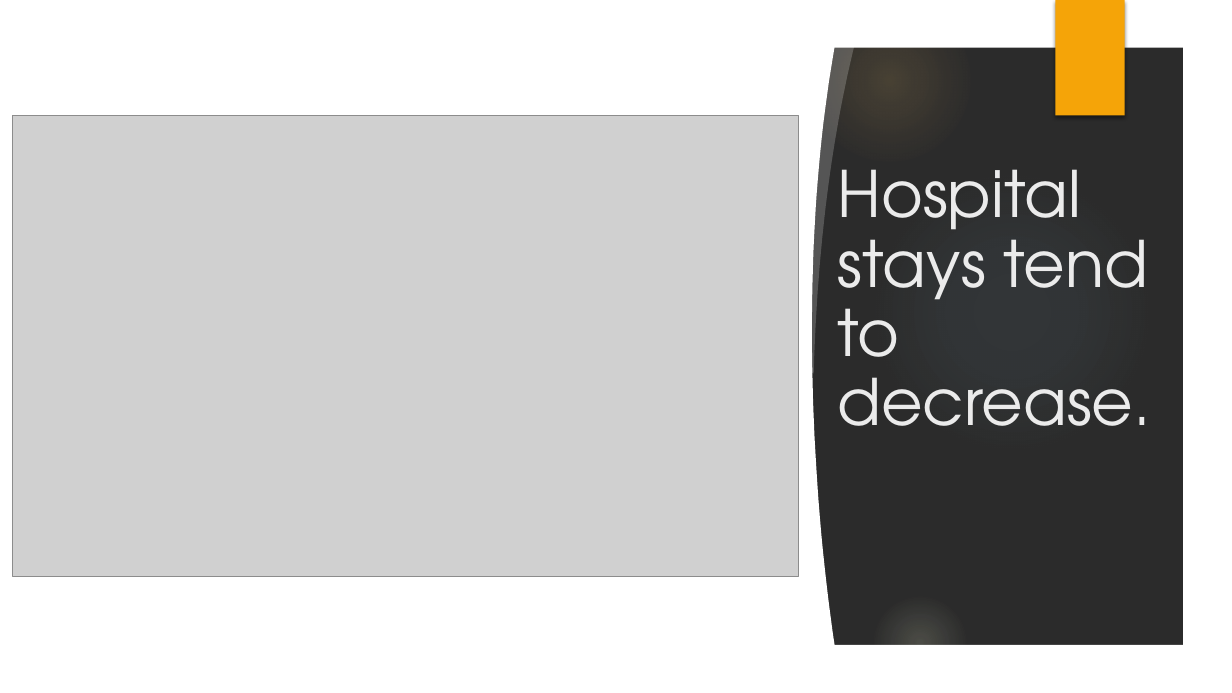
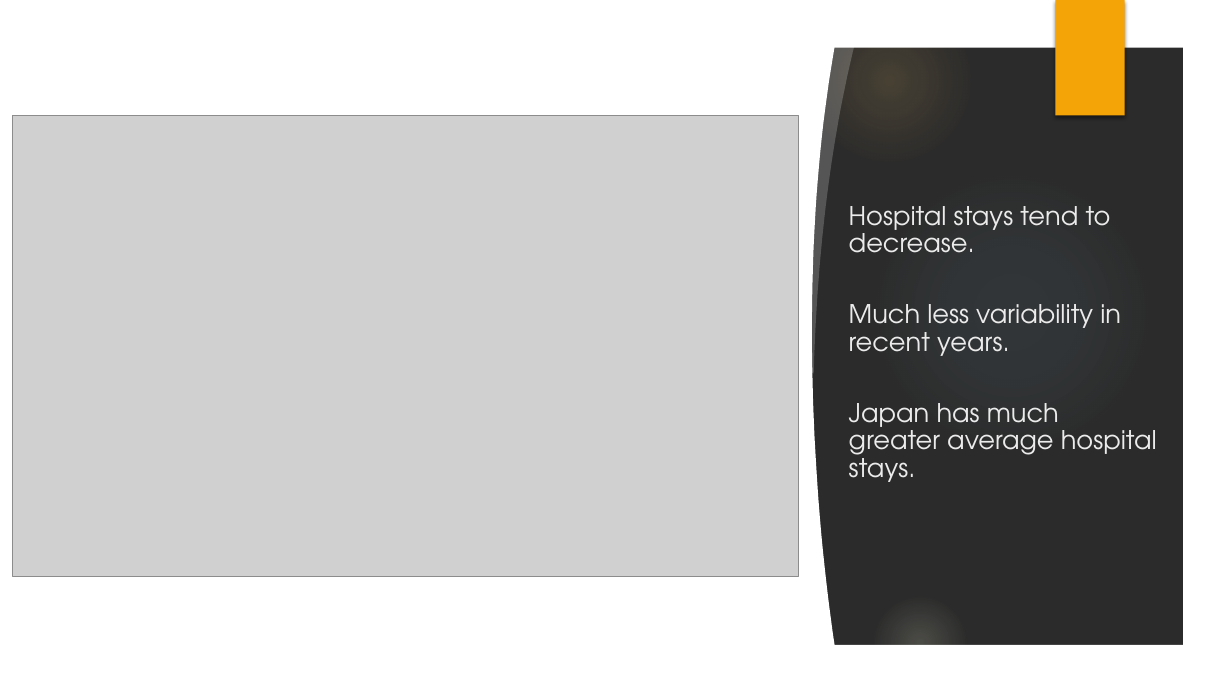
Before and after one commit to mgalaviz1/Healthcare_Spending_Cluster_Analysis, a slide deck: slide 6 of Healthcare_Data_Clustering.pptx. Drawn at 1232x693 pixels with LibreOffice and Linux fonts; fonts in the diff are those of the drawing; grey boxes stand for pictures; background and template pictures are left out; a plain dark background stands for a picture behind light text. Boxes give left, top, right and bottom in pixels: in the first picture for what was removed or moved away, otherwise in the second. Text is boxed around its words. In the diff, an @@ line names an element or a change of style, - is before the commit and + after.

```diff
--- a/Healthcare_Data_Clustering.pptx
+++ b/Healthcare_Data_Clustering.pptx
@@ text "Hospital stays tend to decrease.": place and size @@
-text "Hospital stays tend to decrease." at [837,169,1151,426]
+text "Hospital stays tend to decrease." at [849,206,1157,482]
@@ text at [849,206,1111,253]: size 50 to 20 pt in "Hospital stays tend to decrease." @@
@@ text at [849,304,1157,482]: paragraphs added @@
+Much less variability in recent years.
+Japan has much greater average hospital stays.
```
Also in this commit, not shown: 2 other slides changed, 1 other file.
